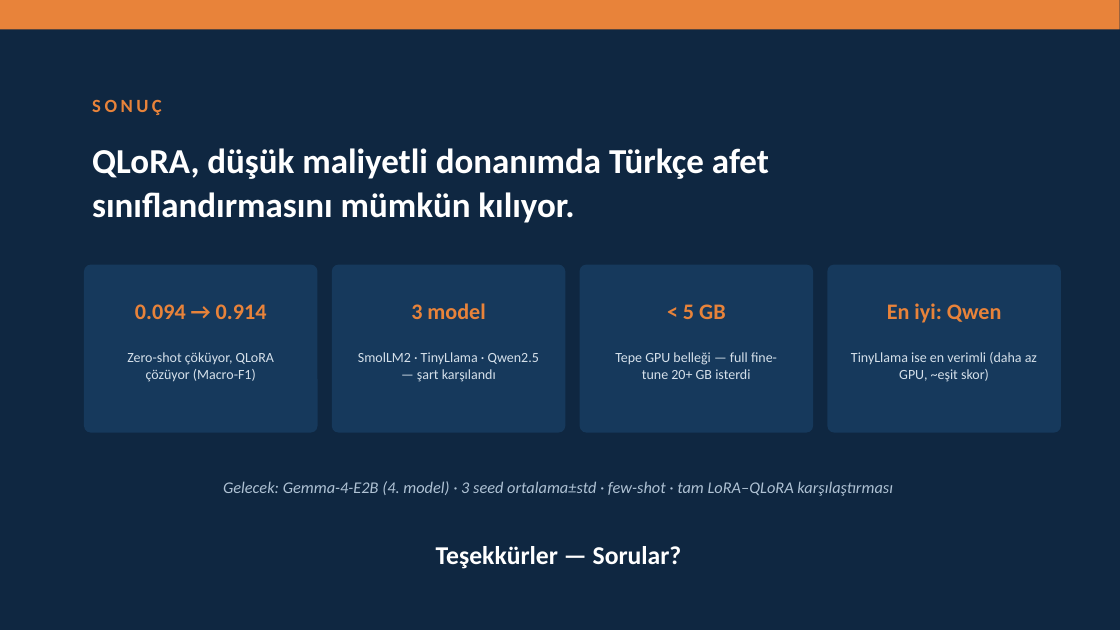
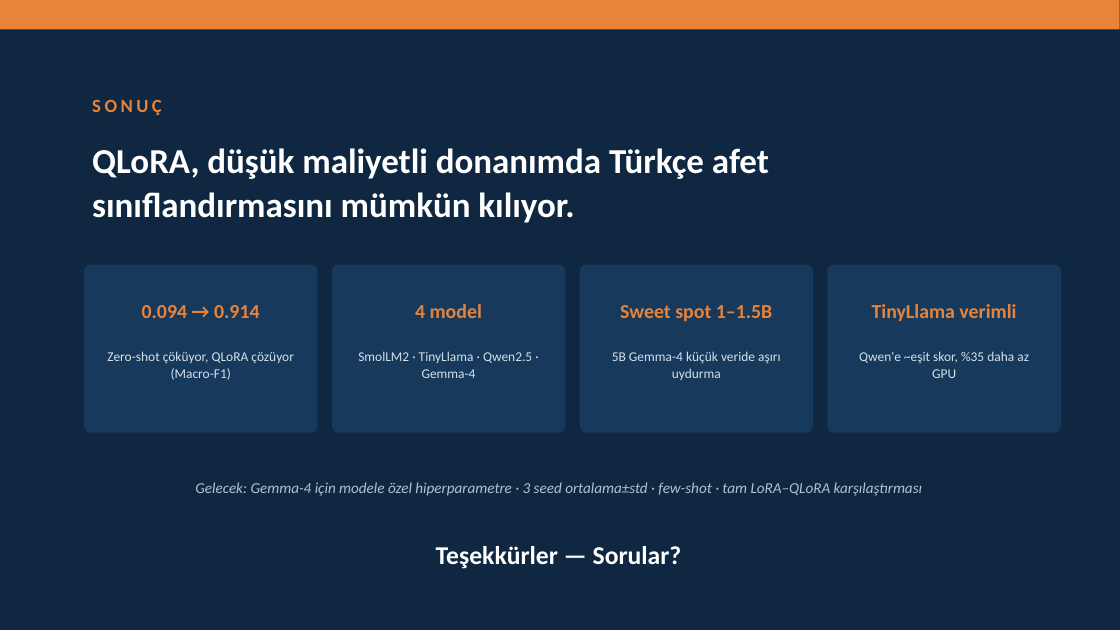
Before and after one commit to mustafakrpk/turkce_afet_qlora_repo, a slide deck: slide 12 of report/SunumFinal_Mustafa_Kirpik.pptx. Drawn at 1120x630 pixels with LibreOffice and Linux fonts; fonts in the diff are those of the drawing. Boxes give left, top, right and bottom in pixels: in the first picture for what was removed or moved away, otherwise in the second. Text is boxed around its words. In the diff, an @@ line names an element or a change of style, - is before the commit and + after.

```diff
--- a/report/SunumFinal_Mustafa_Kirpik.pptx
+++ b/report/SunumFinal_Mustafa_Kirpik.pptx
@@ text "0.094 → 0.914" at <box>142,305,259,318</box>: size 19 to 17 pt @@
@@ text at <box>415,304,482,318</box>: text changed; size 19 to 17 pt @@
-3 model
+4 model
@@ text at <box>620,305,772,321</box>: text changed; size 19 to 17 pt @@
-< 5 GB
+Sweet spot 1–1.5B
@@ text at <box>872,304,1016,321</box>: text changed; size 19 to 17 pt @@
-En iyi: Qwen
+TinyLlama verimli
@@ text "Zero-shot çöküyor, QLoRA çözüyor (Macro-F1)" at <box>107,351,294,380</box>: size 12 to 11.5 pt @@
@@ text at <box>358,351,532,378</box>: text changed; size 12 to 11.5 pt @@
-SmolLM2 · TinyLlama · Qwen2.5 — şart karşılandı
+SmolLM2 · TinyLlama · Qwen2.5 · Gemma-4
@@ text at <box>612,351,781,380</box>: text changed; size 12 to 11.5 pt @@
-Tepe GPU belleği — full fine-tune 20+ GB isterdi
+5B Gemma-4 küçük veride aşırı uydurma
@@ text at <box>859,351,1029,378</box>: text changed; size 12 to 11.5 pt @@
-TinyLlama ise en verimli (daha az GPU, ~eşit skor)
+Qwen'e ~eşit skor, %35 daha az GPU
@@ text at <box>195,482,922,496</box>: text changed; size 14 to 13 pt @@
-Gelecek: Gemma-4-E2B (4. model) · 3 seed ortalama±std · few-shot · tam LoRA–QLoRA karşılaştırması
+Gelecek: Gemma-4 için modele özel hiperparametre · 3 seed ortalama±std · few-shot · tam LoRA–QLoRA karşılaştırması
```
Also in this commit, not shown: 6 other slides changed, 12 other files.
